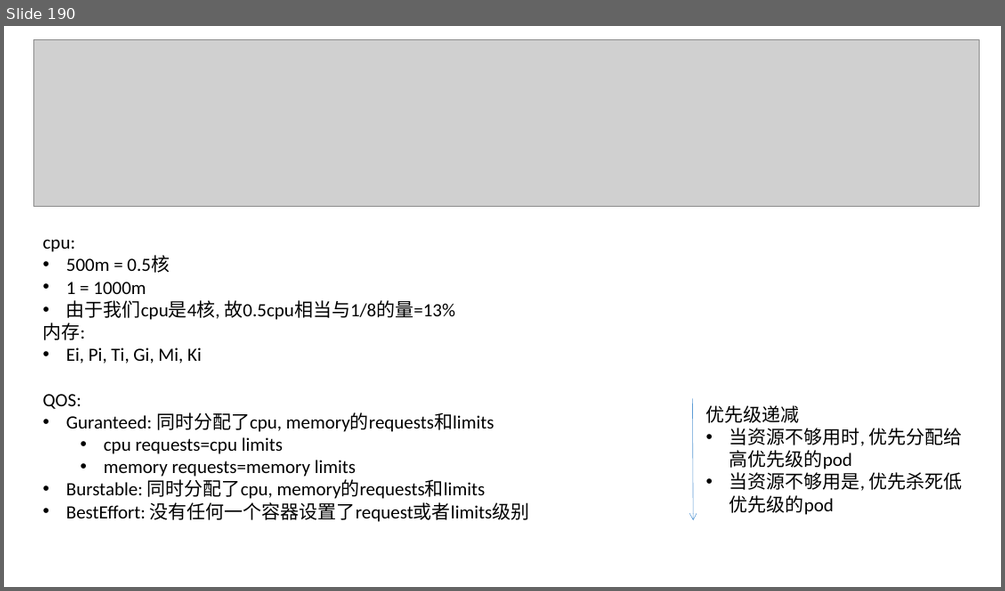
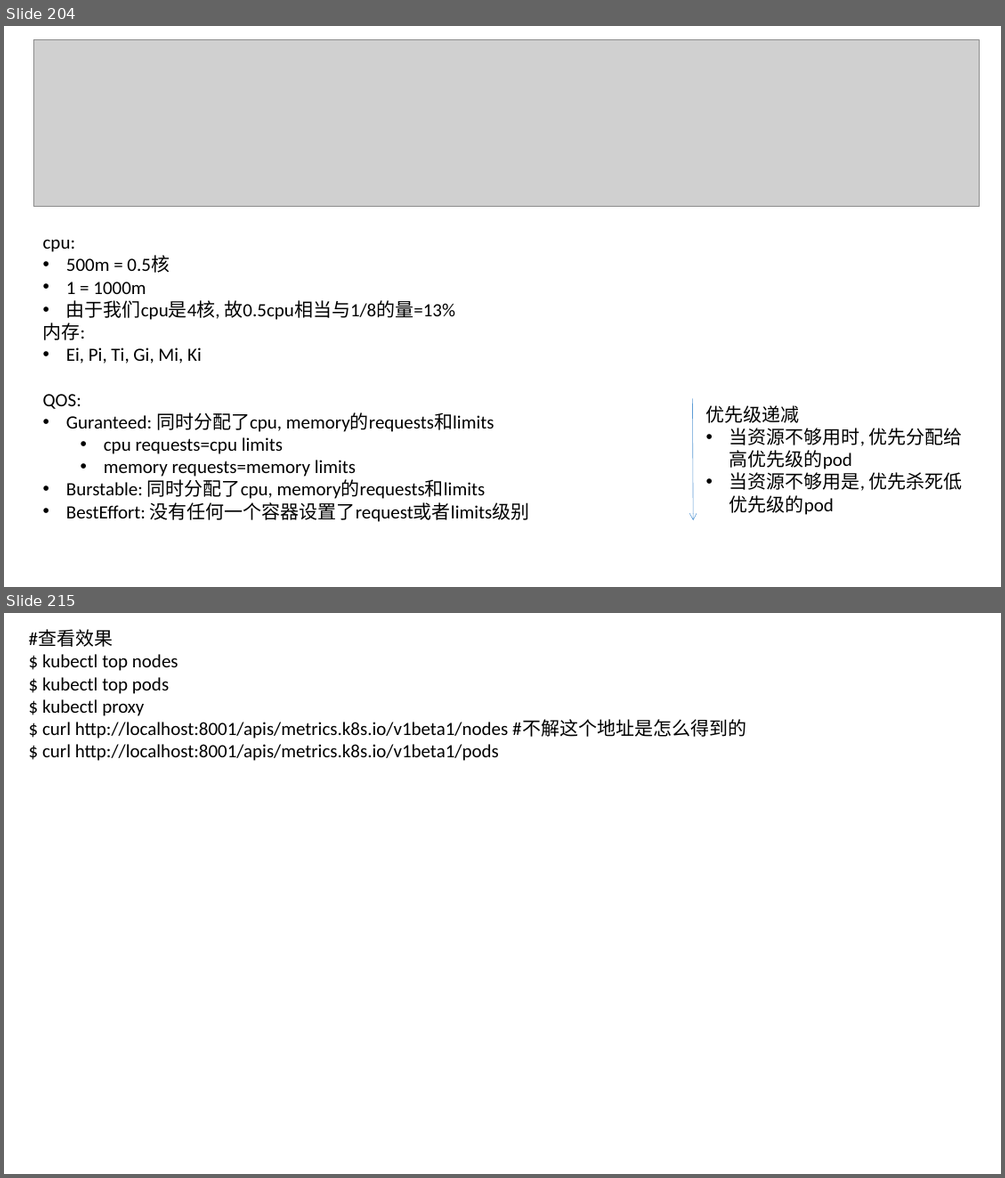
Before and after one commit to johnnylei/reource, a slide deck: k8s/kubernetes.pptx. Shown one above the other, each under a label of ours: slide 190 before the commit, slides 204 and 215 after it; the slides between them are not shown. The pictures are 1005x591 and 1005x1178 pixels, drawn with LibreOffice and Linux fonts; fonts in the diff are those of the drawing; grey boxes stand for pictures. Boxes give left, top, right and bottom in pixels: in the first picture for what was removed or moved away, otherwise in the second. Text is boxed around its words. In the diff, an @@ line names an element or a change of style, - is before the commit and + after.

```diff
--- a/k8s/kubernetes.pptx
+++ b/k8s/kubernetes.pptx
@@ slide 215 added at [4, 613, 1001, 1174], background #FFFFFF @@
@@ text added at [29, 630, 746, 761], 18 pt, text #000000 @@
+#查看效果
+$ kubectl top nodes
+$ kubectl top pods
+$ kubectl proxy
+$ curl http://localhost:8001/apis/metrics.k8s.io/v1beta1/nodes #不解这个地址是怎么得到的
+$ curl http://localhost:8001/apis/metrics.k8s.io/v1beta1/pods
@@ what was slide 190 is now slide 204 @@
```
Also in this commit, not shown: 9 slides changed, 47 other slides added.
